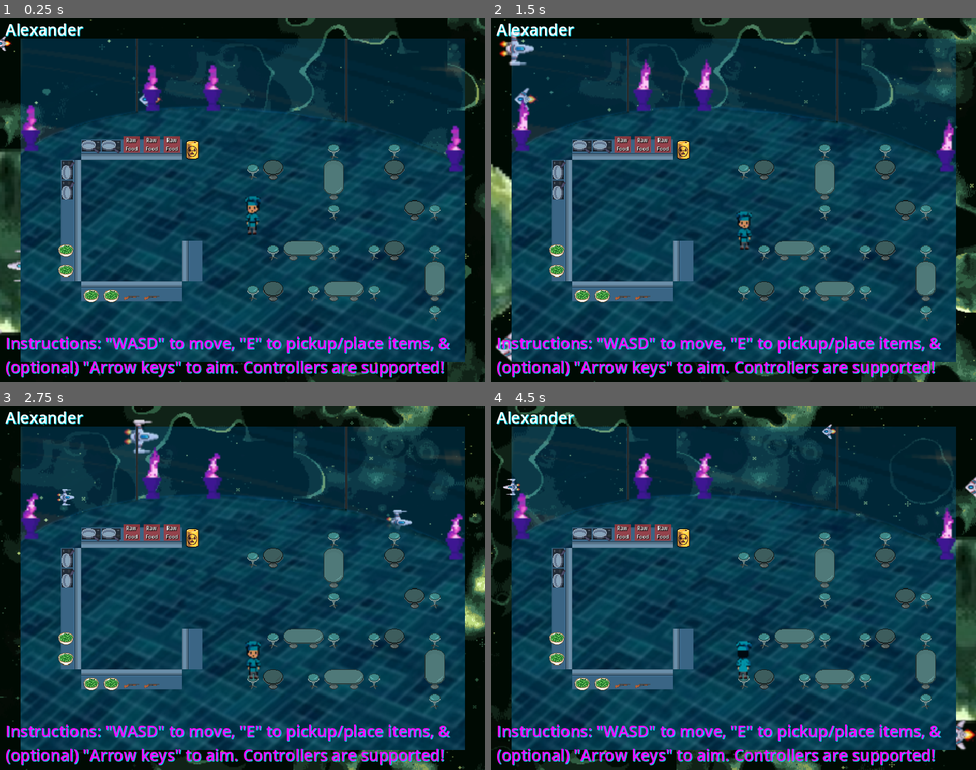
Above: before the commit, frames 1-4 (two rows, left to right).
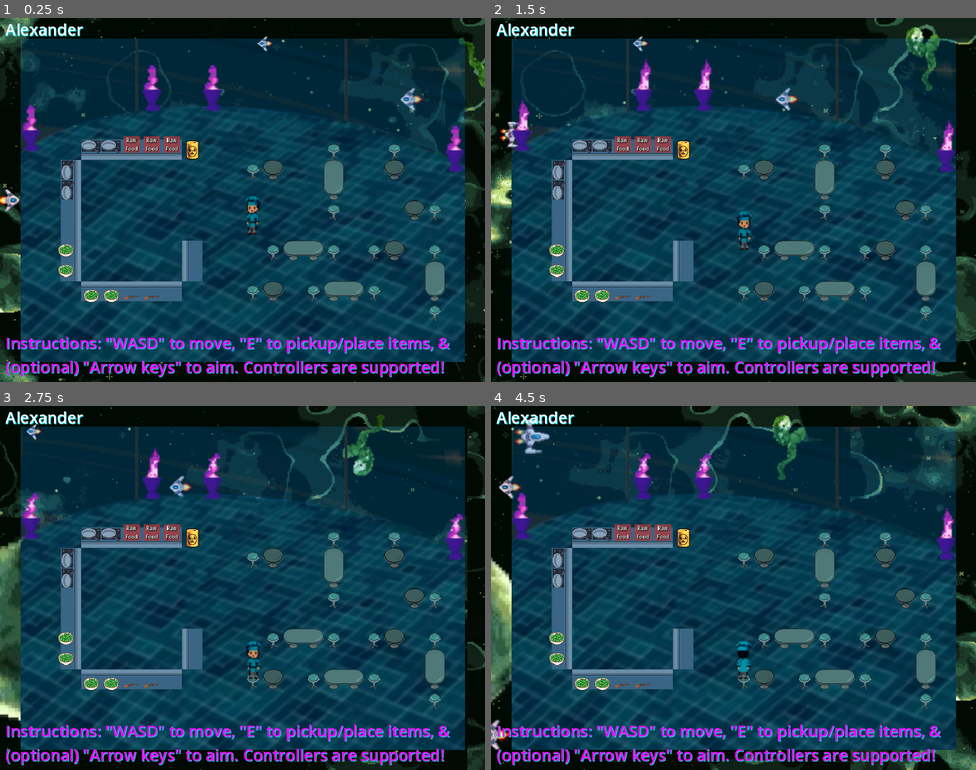
Above: after the commit, the same moments.

Repository: Alexander-Worley/Outer-Plates
Game: Godot game, scene res://DevScenes/Alexander/Alexander.tscn
The game is run twice, just before and just after one commit, with the same random seed, the same clock (stepped at 60 frames per second) and the same inputs. This scene is started directly instead of the project's main scene.
Inputs:
- Up to frame 1 (0.25 s): no input
- Up to frame 2 (1.5 s): hold Right (face_right) 0.53-1.28 s; hold Q (interact, bound only after the commit) 0.53-1.28 s; hold S (down) from 1.28 s (still down); tap Space (interact, bound only before the commit) at 1.35 s
- Up to frame 3 (2.75 s): release S (down) at 2.03 s; hold Right (face_right) from 2.03 s (still down); hold E (pickup) from 2.03 s (still down)
- Up to frame 4 (4.5 s): release Right (face_right) at 2.78 s; release E (pickup) at 2.78 s; hold Up (face_up) 2.78-3.53 s; tap Q (interact, bound only after the commit) at 2.85 s; hold Space (interact, bound only before the commit) 3.53-4.28 s; hold Left (face_left) from 3.53 s (still down); tap E (pickup) at 4.35 s

The runs differ from the first frame. In frame 1, 5.9% of the frame differs, in the area x 0-100%, y 0-100%; in frame 2, 7.9%; in frame 3, 8.7%; in frame 4, 11%.

Commit message:
Refined keyboard controls

Diff:
--- a/DevScenes/Alexander/Alexander.tscn
+++ b/DevScenes/Alexander/Alexander.tscn
@@ -19,7 +19,7 @@
 [node name="Environment" type="Node2D" parent="."]
 
 [node name="Background" parent="Environment" instance=ExtResource("1_1fft2")]
-scroll_offset = Vector2(-1.30218e+06, 0)
+scroll_offset = Vector2(-1.48392e+06, 0)
 Planet = "Green Planet"
 
 [node name="Prototype 2" type="Label" parent="Environment/Background"]
--- a/project.godot
+++ b/project.godot
@@ -71,7 +71,8 @@
 }
 interact={
 "deadzone": 0.5,
-"events": [Object(InputEventKey,"resource_local_to_scene":false,"resource_name":"","device":-1,"window_id":0,"alt_pressed":false,"shift_pressed":false,"ctrl_pressed":false,"meta_pressed":false,"pressed":false,"keycode":0,"physical_keycode":32,"key_label":0,"unicode":32,"echo":false,"script":null)
+"events": [Object(InputEventKey,"resource_local_to_scene":false,"resource_name":"","device":-1,"window_id":0,"alt_pressed":false,"shift_pressed":false,"ctrl_pressed":false,"meta_pressed":false,"pressed":false,"keycode":0,"physical_keycode":81,"key_label":0,"unicode":113,"echo":false,"script":null)
+, Object(InputEventKey,"resource_local_to_scene":false,"resource_name":"","device":-1,"window_id":0,"alt_pressed":false,"shift_pressed":false,"ctrl_pressed":false,"meta_pressed":false,"pressed":false,"keycode":0,"physical_keycode":4194325,"key_label":0,"unicode":0,"echo":false,"script":null)
 , Object(InputEventJoypadButton,"resource_local_to_scene":false,"resource_name":"","device":-1,"button_index":10,"pressure":0.0,"pressed":false,"script":null)
 , Object(InputEventJoypadMotion,"resource_local_to_scene":false,"resource_name":"","device":-1,"axis":5,"axis_value":1.0,"script":null)
 , Object(InputEventJoypadButton,"resource_local_to_scene":false,"resource_name":"","device":-1,"button_index":2,"pressure":0.0,"pressed":false,"script":null)
@@ -83,6 +84,7 @@
 pickup={
 "deadzone": 0.5,
 "events": [Object(InputEventKey,"resource_local_to_scene":false,"resource_name":"","device":-1,"window_id":0,"alt_pressed":false,"shift_pressed":false,"ctrl_pressed":false,"meta_pressed":false,"pressed":false,"keycode":0,"physical_keycode":69,"key_label":0,"unicode":101,"echo":false,"script":null)
+, Object(InputEventKey,"resource_local_to_scene":false,"resource_name":"","device":-1,"window_id":0,"alt_pressed":false,"shift_pressed":false,"ctrl_pressed":false,"meta_pressed":false,"pressed":false,"keycode":0,"physical_keycode":32,"key_label":0,"unicode":32,"echo":false,"script":null)
 , Object(InputEventJoypadButton,"resource_local_to_scene":false,"resource_name":"","device":-1,"button_index":9,"pressure":0.0,"pressed":false,"script":null)
 , Object(InputEventJoypadMotion,"resource_local_to_scene":false,"resource_name":"","device":-1,"axis":4,"axis_value":1.0,"script":null)
 , Object(InputEventJoypadButton,"resource_local_to_scene":false,"resource_name":"","device":-1,"button_index":0,"pressure":0.0,"pressed":false,"script":null)
